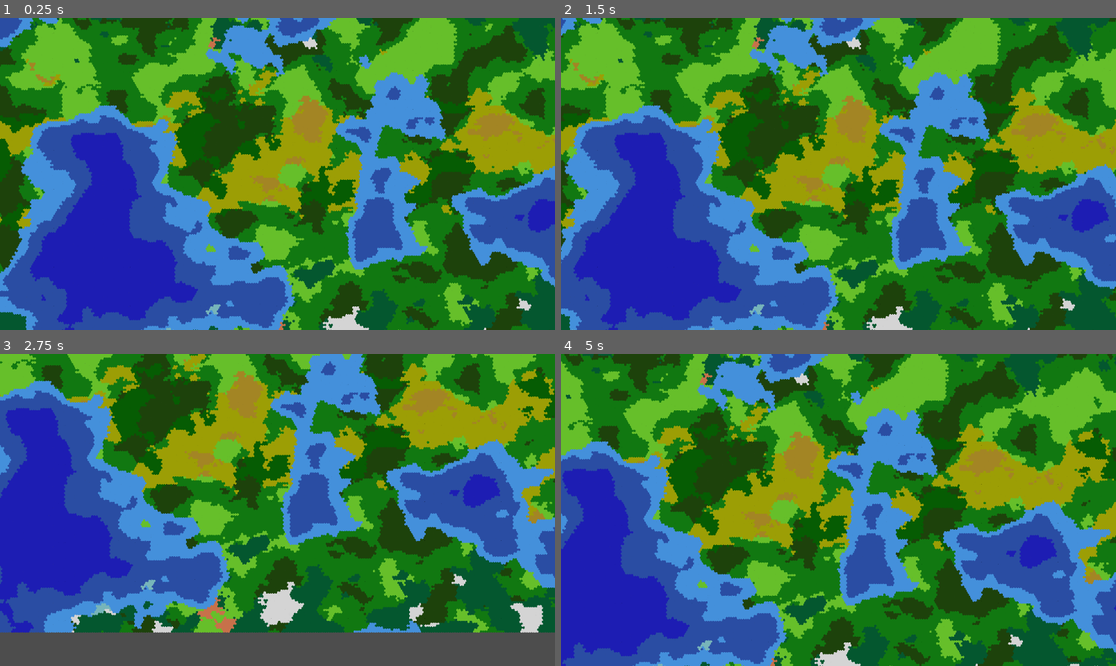
Above: before the commit, frames 1-4 (two rows, left to right).
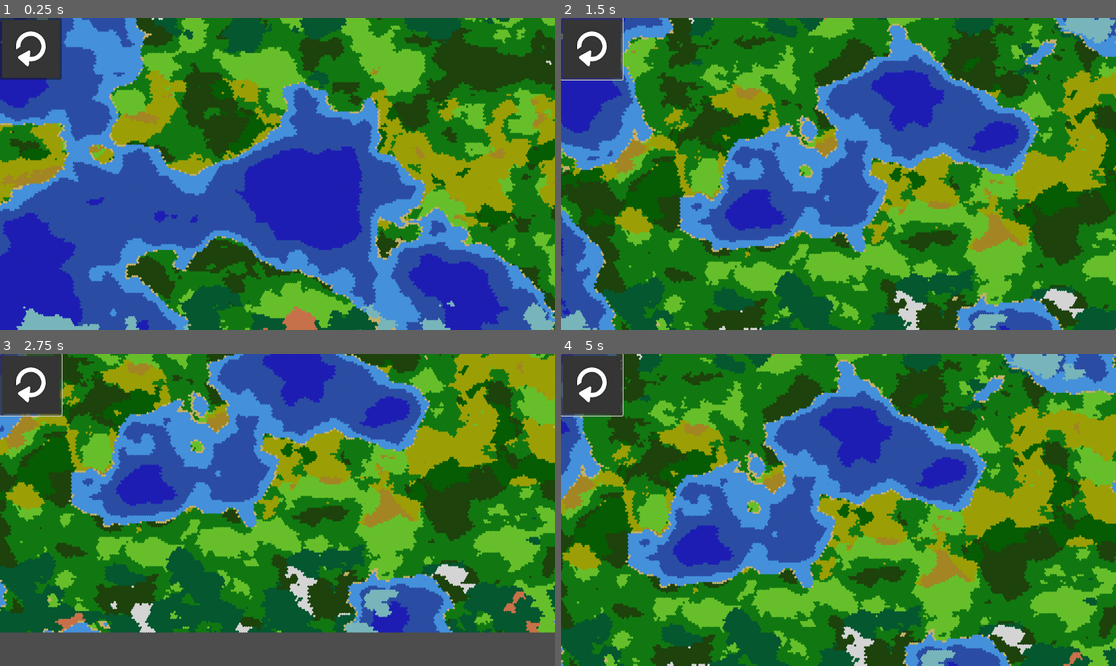
Above: after the commit, the same moments.

Repository: mopolita/ProceduralMap
Game: Godot game, scene res://main.tscn
Same seed, same stepped clock (60 frames per second), same inputs: the game is played once before the commit and once after it.
Inputs (mouse positions are in pixels of both pictures, inside the frame that each line leads up to):
- Up to frame 1 (0.25 s): no input
- Up to frame 2 (1.5 s): click (594, 49) at 0.52 s; tap Enter at 1.25 s; hold Right (ui_right) from 1.28 s (still down); hold P (print) from 1.28 s (still down)
- Up to frame 3 (2.75 s): release Right (ui_right) at 2.03 s; release P (print) at 2.03 s; hold Down (ui_down) from 2.03 s (still down); tap P (print) at 2.1 s
- Up to frame 4 (5 s): release Down (ui_down) at 2.78 s; hold Right (ui_right) 2.78-3.53 s; hold P (print) 2.78-3.53 s; hold Up (ui_up) 3.53-4.28 s; tap P (print) at 3.6 s; hold Left (ui_left) from 4.28 s (still down); hold P (print) from 4.28 s (still down)

The runs differ from the first frame. In frame 1, 84% of the frame differs, in the area x 0-100%, y 0-100%; in frame 2, 85%; in frame 3, 78%; in frame 4, 86%.

Commit message:
gitignore update + regenerate button

Diff:
--- a/camera_control.tscn
+++ b/camera_control.tscn
@@ -2,8 +2,9 @@
 
 [ext_resource type="Script" path="res://scripts/CameraControl.gd" id="1_bo4ih"]
 
-[node name="CameraControl" type="Node2D"]
+[node name="CameraControl" type="Node2D" node_paths=PackedStringArray("camera")]
 script = ExtResource("1_bo4ih")
+camera = NodePath("Camera2D")
 metadata/_edit_group_ = true
 
 [node name="Camera2D" type="Camera2D" parent="."]
--- a/main.tscn
+++ b/main.tscn
@@ -1,11 +1,21 @@
-[gd_scene load_steps=4 format=3 uid="uid://d17oy4q27kuku"]
+[gd_scene load_steps=5 format=3 uid="uid://d17oy4q27kuku"]
 
 [ext_resource type="Script" path="res://scripts/Main.gd" id="1_qu63m"]
 [ext_resource type="PackedScene" uid="uid://dq4oqp58rqb5n" path="res://tile.tscn" id="2_t18ra"]
 [ext_resource type="PackedScene" uid="uid://dhw45dswsem00" path="res://camera_control.tscn" id="3_fd41k"]
+[ext_resource type="Texture2D" uid="uid://ggvd587qrbls" path="res://images/reload_arrow.jpg" id="4_tvj68"]
 
 [node name="Main" type="Node"]
 script = ExtResource("1_qu63m")
 tile_scene = ExtResource("2_t18ra")
 
 [node name="CameraControl" parent="." instance=ExtResource("3_fd41k")]
+
+[node name="Ui" type="CanvasLayer" parent="."]
+
+[node name="ReloadButton" type="Button" parent="Ui"]
+offset_right = 128.0
+offset_bottom = 128.0
+icon = ExtResource("4_tvj68")
+
+[connection signal="pressed" from="Ui/ReloadButton" to="." method="_on_reload_button_pressed"]
--- a/project.godot
+++ b/project.godot
@@ -13,11 +13,12 @@
 config/name="Procedural Map Generation"
 run/main_scene="res://main.tscn"
 config/features=PackedStringArray("4.1", "Forward Plus")
-config/icon="res://icon.svg"
+config/icon="res://images/icon.svg"
 
 [autoload]
 
 Enums="*res://scripts/Enums.gd"
+Perlin="*res://scripts/Perlin.gd"
 
 [display]
 
--- a/scripts/CameraControl.gd
+++ b/scripts/CameraControl.gd
@@ -1,11 +1,8 @@
 extends Node2D
 
-var camera : Camera2D
+@export var camera : Camera2D
+var zoom_speed = 0.01
 var move_speed = 2000.0
-var zoom_speed = 0.01
-
-func _ready():
-	camera = $Camera2D
 
 func _process(delta):
 	var movement = Vector2.ZERO
--- a/scripts/Enums.gd
+++ b/scripts/Enums.gd
@@ -11,6 +11,7 @@
 	DESERT,
 	SAVANNAH,
  	TROPICAL_RAINFOREST,
+	BEACH,
 	SHALLOW_WATER,
 	CLOSE_OCEAN,
 	DEEP_OCEAN
@@ -20,6 +21,7 @@
 	DEEP_OCEAN,
 	CLOSE_OCEAN,
 	SHALLOW_WATER,
+	BEACH,
 	PLAIN,
 	HILL,
 	MOUNTAIN
--- a/scripts/Main.gd
+++ b/scripts/Main.gd
@@ -4,14 +4,14 @@
 
 var hexagon_size = Vector2(30, 30)  # Adjust the size as needed
 var grid_size = Vector2(300, 200)  # Adjust the size of your grid
+var tile_grid
 
 func _ready():
-	var tile_grid = generate_tile_grid()
-	generate_terrain(tile_grid)
+	tile_grid = generate_tile_grid()
+	Perlin.generate_terrain(tile_grid, grid_size)
 
 func generate_tile_grid():
 	var col_array = []
-
 	for row in range(grid_size.y):
 		var row_array = []
 		for col in range(grid_size.x):
@@ -20,46 +20,13 @@
 			row_array.append(tile)
 			add_child(tile)
 		col_array.append(row_array)
-
 	return col_array
-
-func generate_terrain(grid):
-	var height = FastNoiseLite.new()
-	var temperature = FastNoiseLite.new()
-	var precipitation = FastNoiseLite.new()
-
-	set_perlin_noise(height, 0.01)
-	set_perlin_noise(temperature, 0.04)
-	set_perlin_noise(precipitation, 0.03)
-
-	for row in range(grid_size.y):
-		for col in range(grid_size.x):
-			grid[row][col].average_temperature = scale_temperature(temperature.get_noise_2d(row, col)) + temperature_modifier(row, grid_size.y)
-			grid[row][col].average_precipitation = scale_precipitation(precipitation.get_noise_2d(row, col))
-			grid[row][col].height = scale_height(height.get_noise_2d(row, col))
-			grid[row][col].set_height()
-			grid[row][col].set_type()
-			grid[row][col].recolor()
-
-func set_perlin_noise(noise, frequency):
-	noise.set_noise_type(FastNoiseLite.TYPE_PERLIN)
-	noise.set_seed(randi()%100000)
-	noise.set_frequency(frequency)
-
-func scale_temperature(t):
-	return ((t + 1) / 2) * 65 - 25
-
-func temperature_modifier(x, height):
-	return sin((x / height) * 2 * PI - PI/2) * 15
-
-func scale_precipitation(p):
-	var prec = ((p + 1) / 2) * 450 - 100
-	return prec if prec >= 0 else 0
-
-func scale_height(h):
-	return ((h + 1) / 2) * 7750 - 3750
 
 func hex_to_pixel(hex_pos):
 	var x = hexagon_size.x * sqrt(3.0) * (hex_pos.x + 0.5 * (hex_pos.y % 2))
 	var y = 1.5 * hexagon_size.y * hex_pos.y
 	return Vector2(x,y)
+
+
+func _on_reload_button_pressed():
+	Perlin.generate_terrain(tile_grid, grid_size)
--- /dev/null
+++ b/scripts/Perlin.gd
@@ -0,0 +1,37 @@
+extends Node
+
+func generate_terrain(grid, grid_size):
+	var height = FastNoiseLite.new()
+	var temperature = FastNoiseLite.new()
+	var precipitation = FastNoiseLite.new()
+
+	set_noise(height, 0.01)
+	set_noise(temperature, 0.04)
+	set_noise(precipitation, 0.03)
+
+	for row in range(grid_size.y):
+		for col in range(grid_size.x):
+			grid[row][col].average_temperature = scale_temperature(temperature.get_noise_2d(row, col)) + temperature_modifier(row, grid_size.y)
+			grid[row][col].average_precipitation = scale_precipitation(precipitation.get_noise_2d(row, col))
+			grid[row][col].height = scale_height(height.get_noise_2d(row, col))
+			grid[row][col].set_height()
+			grid[row][col].set_type()
+			grid[row][col].recolor()
+
+func set_noise(noise, frequency):
+	noise.set_noise_type(FastNoiseLite.TYPE_PERLIN)
+	noise.set_seed(randi()%100000)
+	noise.set_frequency(frequency)
+
+func scale_temperature(t):
+	return ((t + 1) / 2) * 65 - 25
+
+func temperature_modifier(x, height):
+	return sin((x / height) * 2 * PI - PI/2) * 15
+
+func scale_precipitation(p):
+	var prec = ((p + 1) / 2) * 450 - 100
+	return prec if prec >= 0 else 0
+
+func scale_height(h):
+	return ((h + 1) / 2) * 7750 - 3750
--- /dev/null
+++ b/scripts/ReloadButton.gd
@@ -0,0 +1 @@
+extends Node2D
--- a/scripts/Tile.gd
+++ b/scripts/Tile.gd
@@ -21,8 +21,8 @@
 		elevation = Enums.TerrainElevation.MOUNTAIN
 
 func set_type():
-	if (height<0):
-		if (average_temperature <= -15):
+	if (height <= 25):
+		if (average_temperature <= -10 and height < 0):
 			type = Enums.TerrainTypes.ICE
 		else:
 			match elevation:
@@ -30,8 +30,10 @@
 					type = Enums.TerrainTypes.DEEP_OCEAN
 				Enums.TerrainElevation.CLOSE_OCEAN:
 					type = Enums.TerrainTypes.CLOSE_OCEAN
+				Enums.TerrainElevation.SHALLOW_WATER:
+					type = Enums.TerrainTypes.SHALLOW_WATER
 				_:
-					type = Enums.TerrainTypes.SHALLOW_WATER
+					type = Enums.TerrainTypes.BEACH
 	else:
 		if (average_temperature <= -5):
 			if (average_precipitation <= 50):
@@ -83,5 +85,7 @@
 			modulate = Color("4490db")
 		Enums.TerrainTypes.ICE:
 			modulate = Color("77b5ba")
+		Enums.TerrainTypes.BEACH:
+			modulate = Color("c4b068")
 		_:
 			modulate = Color("000000")
Renamed: icon.svg -> images/icon.svg
Not shown, added: images/icon.svg.import
Binary file added: images/reload_arrow.jpg
Not shown, changed: images/reload_arrow.jpg.import
Not shown, changed: .gitignore
